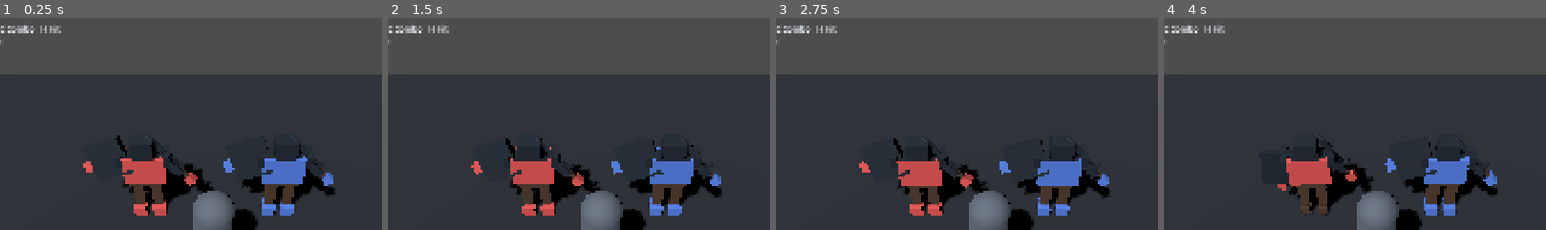
Above: before the commit, frames 1-4 (left to right).
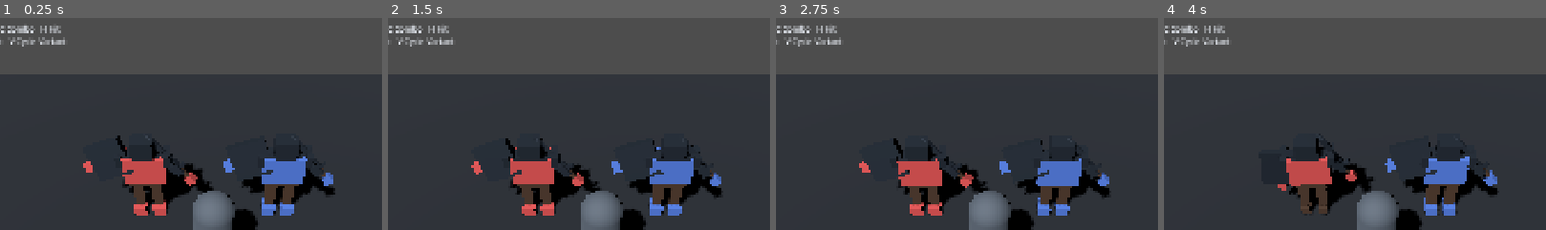
Above: after the commit, the same moments.

Repository: JVITsolutions/Party-Forge
Game: Godot game, scene res://scenes/dev/character_presentation_sandbox.tscn
Same seed, same stepped clock (60 frames per second), same inputs: the game is played once before the commit and once after it. This scene is started directly instead of the project's main scene.
Inputs (mouse positions are % of the whole screen's width and height, from its top left):
- Up to frame 1 (0.25 s): no input
- Up to frame 2 (1.5 s): tap Q at 0.5, 1.25 s; move the mouse to (72, 44) at 0.52 s; hold D (move_right) 0.53-1.25 s; tap V at 0.6 s; click (72, 44) at 0.67 s; tap Enter (ui_accept) at 0.77, 1.07 s; tap Space at 0.8 s; drag from (30, 54) to (45, 70) at 1.27 s
- Up to frame 3 (2.75 s): tap Q at 2 s; move the mouse to (60, 27) at 2.02 s; hold D (move_right) from 2.03 s (still down); hold Tab (character_ledger) from 2.03 s (still down); tap Space at 2.3 s
- Up to frame 4 (4 s): release D (move_right) at 2.75 s; release Tab (character_ledger) at 2.75 s; tap Q at 2.75, 3.5 s; drag from (45, 70) to (20, 34) at 2.77 s; move the mouse to (80, 65) at 3.52 s; hold A (move_left) from 3.53 s (still down); tap V at 3.6 s; tap Enter (ui_accept) at 3.77 s; tap Space at 3.8 s
The pictures show only the part of the screen within x 22-72%, y 0-50%; the shares and areas given below are measured in that part.

The runs differ from the first frame. In frame 1, 0.3% of the frame differs, in the area x 2-17%, y 9-14%; in frame 2, 0.3%; in frame 3, 0.3%; in frame 4, 0.3%.

Commit message:
feat: preview main-hand variants in sandbox

Diff:
--- a/scenes/dev/character_presentation_sandbox.tscn
+++ b/scenes/dev/character_presentation_sandbox.tscn
@@ -63,4 +63,4 @@
 offset_bottom = 118.0
 theme_override_colors/font_color = Color(0.93, 0.95, 0.98, 1)
 theme_override_font_sizes/font_size = 20
-text = "1/2 Body   R/B/G Palette   I Idle   A Slash   C Combo   H Hit\nQ/E Cycle Slot   Space Toggle Selected Slot\nM Toggle Base/Equipped Profile"
+text = "1/2 Body   R/B/G Palette   I Idle   A Slash   C Combo   H Hit\nQ/E Cycle Slot   Space Toggle Selected Slot   V Cycle Variant\nM Toggle Base/Equipped Profile"
--- a/scripts/dev/character_presentation_sandbox.gd
+++ b/scripts/dev/character_presentation_sandbox.gd
@@ -15,6 +15,7 @@
 var _equipped_profile: CharacterVisualProfile
 var _is_base_profile_by_side: Dictionary = {&"Masculine": false, &"Feminine": false}
 var _slot_enabled: Dictionary = {}
+var _equipped_visual_id: Dictionary = {}
 var _initialized := false
 
 func _ready() -> void:
@@ -51,13 +52,49 @@
 		return false
 	var success := false
 	if enabled:
-		var definition := presentation.active_profile.get_available_equipment_visual(slot_id)
+		var stored_id := get_equipped_visual_id(slot_id, side_id)
+		var definition := presentation.active_profile.get_available_equipment_visual_by_id(stored_id) if not stored_id.is_empty() else presentation.active_profile.get_available_equipment_visual(slot_id)
 		success = definition != null and presentation.apply_equipment_visual(slot_id, definition)
+		if success:
+			_equipped_visual_id[_slot_key(side_id, slot_id)] = definition.id
 	else:
 		success = presentation.clear_equipment_visual(slot_id)
 	if success:
 		_slot_enabled[_slot_key(side_id, slot_id)] = enabled
 	return success
+
+func equip_variant(equipment_id: StringName, side_id: StringName = selected_side_id) -> bool:
+	_initialize_profiles()
+	var presentation := _presentation(side_id)
+	if presentation == null or presentation.active_profile == null:
+		return false
+	var definition := presentation.active_profile.get_available_equipment_visual_by_id(equipment_id)
+	if definition == null or not presentation.apply_equipment_visual(definition.slot_id, definition):
+		return false
+	_equipped_visual_id[_slot_key(side_id, definition.slot_id)] = definition.id
+	_slot_enabled[_slot_key(side_id, definition.slot_id)] = true
+	return true
+
+func cycle_slot_variant(slot_id: StringName, direction: int = 1, side_id: StringName = selected_side_id) -> bool:
+	_initialize_profiles()
+	var presentation := _presentation(side_id)
+	if presentation == null or presentation.active_profile == null:
+		return false
+	var variants := presentation.active_profile.get_available_equipment_visuals_for_slot(slot_id)
+	if variants.is_empty():
+		return false
+	var current_id := get_equipped_visual_id(slot_id, side_id)
+	var current_index := -1
+	for index: int in variants.size():
+		if variants[index].id == current_id:
+			current_index = index
+			break
+	var next_index := posmod(current_index + direction, variants.size())
+	return equip_variant(variants[next_index].id, side_id)
+
+func get_equipped_visual_id(slot_id: StringName, side_id: StringName = selected_side_id) -> StringName:
+	_initialize_profiles()
+	return StringName(_equipped_visual_id.get(_slot_key(side_id, slot_id), &""))
 
 func play_clip(animation_id: StringName, side_id: StringName = selected_side_id) -> bool:
 	_initialize_profiles()
@@ -113,6 +150,9 @@
 		KEY_SPACE:
 			var slot_id: StringName = EquipmentSlotCatalog.SLOT_IDS[selected_slot_index]
 			toggle_slot(slot_id, not bool(_slot_enabled.get(_slot_key(selected_side_id, slot_id), false)))
+		KEY_V:
+			var slot_id: StringName = EquipmentSlotCatalog.SLOT_IDS[selected_slot_index]
+			cycle_slot_variant(slot_id, 1)
 		KEY_M: set_base_profile(not is_base_profile())
 
 func _apply_profile_mode(side_id: StringName, use_base_profile: bool) -> bool:
@@ -129,9 +169,11 @@
 	_is_base_profile_by_side[side_id] = use_base_profile
 	for slot_id: StringName in EquipmentSlotCatalog.SLOT_IDS:
 		_slot_enabled[_slot_key(side_id, slot_id)] = false
+		_equipped_visual_id.erase(_slot_key(side_id, slot_id))
 	for definition: EquipmentVisualDefinition in profile.default_equipment_visuals:
 		if definition != null:
 			_slot_enabled[_slot_key(side_id, definition.slot_id)] = true
+			_equipped_visual_id[_slot_key(side_id, definition.slot_id)] = definition.id
 	return true
 
 func _presentation(side_id: StringName) -> CharacterPresentation:
--- a/tests/integration/character_presentation_sandbox_runner.gd
+++ b/tests/integration/character_presentation_sandbox_runner.gd
@@ -23,6 +23,15 @@
 			return
 		if not sandbox.set_base_profile(false, side_id) or sandbox.is_base_profile(side_id):
 			_fail("equipped profile rejected side=%s" % side_id)
+			return
+		if sandbox.get_equipped_visual_id(&"main_hand", side_id) != &"forge_vanguard_sword":
+			_fail("default sword missing side=%s" % side_id)
+			return
+		if not sandbox.cycle_slot_variant(&"main_hand", 1, side_id) or sandbox.get_equipped_visual_id(&"main_hand", side_id) != &"forge_vanguard_hammer":
+			_fail("hammer cycle rejected side=%s" % side_id)
+			return
+		if not sandbox.cycle_slot_variant(&"main_hand", 1, side_id) or sandbox.get_equipped_visual_id(&"main_hand", side_id) != &"forge_vanguard_sword":
+			_fail("sword cycle rejected side=%s" % side_id)
 			return
 		for body_id: StringName in BODY_IDS:
 			if not sandbox.set_body(body_id, side_id):
--- a/tests/unit/test_character_presentation_sandbox.gd
+++ b/tests/unit/test_character_presentation_sandbox.gd
@@ -18,16 +18,23 @@
 	if scene == null:
 		return failures
 	var sandbox := scene.instantiate() as Node3D
-	TestAssertions.truthy(sandbox != null and sandbox.get_scrip …(161 unchanged characters)… ) and sandbox.has_method(&"trigger_hit"), "presentation sandbox exposes review API", failures)
+	TestAssertions.truthy(sandbox != null and sandbox.get_scrip …(161 unchanged characters)… ) and sandbox.has_method(&"trigger_hit") and sandbox.has_method(&"cycle_slot_variant") and sandbox.has_method(&"equip_variant") and sandbox.has_method(&"get_equipped_visual_id"), "presentation sandbox exposes review API", failures)
 	if sandbox == null:
 		return failures
 	for node_path: String in REQUIRED_NODES:
 		TestAssertions.truthy(sandbox.get_node_or_null(node_path) != null, "presentation sandbox node exists: %s" % node_path, failures)
 	var instructions := sandbox.get_node_or_null("UI/Instructions") as Label
-	TestAssertions.truthy(instructions != null and "1/2 Body" in instructions.text and "Space Toggle Selected Slot" in instructions.text, "presentation sandbox lists controls", failures)
+	TestAssertions.truthy(instructions != null and "1/2 Body" in instructions.text and "Space Toggle Selected Slot" in instructions.text and "V Cycle Variant" in instructions.text, "presentation sandbox lists controls", failures)
 	(Engine.get_main_loop() as SceneTree).root.add_child(sandbox)
 	TestAssertions.equal(sandbox.call(&"get_palette_id", &"Masculine"), &"red", "sandbox initializes masculine with red palette", failures)
 	TestAssertions.equal(sandbox.call(&"get_palette_id", &"Feminine"), &"blue", "sandbox initializes feminine with blue palette", failures)
+	TestAssertions.equal(sandbox.call(&"get_equipped_visual_id", &"main_hand", &"Masculine"), &"forge_vanguard_sword", "Fighter sandbox starts with sword", failures)
+	TestAssertions.truthy(bool(sandbox.call(&"cycle_slot_variant", &"main_hand", 1, &"Masculine")), "sandbox cycles sword to hammer", failures)
+	TestAssertions.equal(sandbox.call(&"get_equipped_visual_id", &"main_hand", &"Masculine"), &"forge_vanguard_hammer", "hammer becomes equipped", failures)
+	TestAssertions.truthy(bool(sandbox.call(&"cycle_slot_variant", &"main_hand", 1, &"Masculine")), "sandbox wraps hammer to sword", failures)
+	TestAssertions.equal(sandbox.call(&"get_equipped_visual_id", &"main_hand", &"Masculine"), &"forge_vanguard_sword", "variant cycling wraps to sword", failures)
+	TestAssertions.equal(sandbox.call(&"get_equipped_visual_id", &"main_hand", &"Feminine"), &"forge_vanguard_sword", "masculine variant cycling does not leak to feminine", failures)
+	TestAssertions.truthy(not bool(sandbox.call(&"equip_variant", &"missing_item", &"Masculine")), "unknown equipment ID is rejected", failures)
 	TestAssertions.truthy(bool(sandbox.call(&"set_base_profile", true, &"Feminine")), "sandbox selects feminine base profile", failures)
 	TestAssertions.equal(sandbox.call(&"get_palette_id", &"Feminine"), &"blue", "feminine base profile retains blue palette", failures)
 	TestAssertions.truthy(bool(sandbox.call(&"set_base_profile", false, &"Feminine")), "sandbox restores feminine equipped profile", failures)
